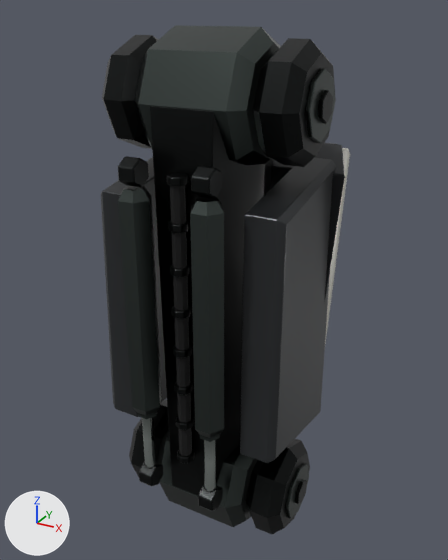
Renders of the glTF model assets/export/models/bastion.limb.glb from each side of a commit.
One viewpoint serves both versions: a 50 mm lens placed at (2.11, -3.73, 2.07), pointed at (-0.08, 0.24, 0.09). Arrows for +X, +Y and +Z are at lower left; the lights stay in place. The first picture is the older version. Vertices at exactly the same position are counted once.
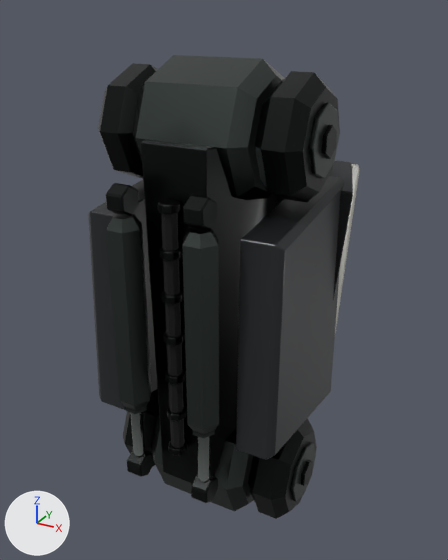
Where the change shows, as pixel boxes [x1, y1, x2, y2] in the pictures (448 x 560 px; the box of a moved part takes in the faces that stretch with it):
'Mesh_0', reshaped (9% wider, 9% shorter): before [101, 25, 350, 534]; after [88, 55, 360, 519]
part 1 of me_mesh_0, added: after [131, 412, 146, 456]
part 2 of me_mesh_0, added: after [197, 436, 211, 482]
part 3 of me_mesh_0, moved or reshaped: before [129, 399, 169, 477]; after [123, 388, 159, 467]
part 4 of me_mesh_0, moved or reshaped: before [246, 439, 310, 534]; after [248, 418, 317, 519]
part 5 of me_mesh_0, moved or reshaped: before [295, 480, 307, 504]; after [301, 460, 313, 486]
part 6 of me_mesh_0, moved or reshaped: before [102, 35, 159, 149]; after [98, 63, 158, 178]
part 7 of me_mesh_0, moved or reshaped: before [253, 38, 336, 167]; after [255, 71, 340, 202]
part 8 of me_mesh_0, moved or reshaped: before [318, 90, 333, 124]; after [322, 125, 337, 159]
part 9 of me_mesh_0, moved or reshaped: before [157, 428, 257, 527]; after [151, 415, 253, 511]
part 10 of me_mesh_0, moved or reshaped: before [135, 25, 281, 166]; after [133, 55, 284, 200]
part 11 of me_mesh_0, moved or reshaped: before [118, 186, 161, 416]; after [106, 214, 151, 410]
part 12 of me_mesh_0, moved or reshaped: before [137, 412, 157, 419]; after [125, 406, 147, 414]
part 13 of me_mesh_0, moved or reshaped: before [190, 197, 224, 438]; after [182, 227, 219, 434]
part 14 of me_mesh_0, moved or reshaped: before [200, 434, 220, 442]; after [193, 430, 214, 438]
part 15 of me_mesh_0, rebuilt: before [101, 157, 167, 417]; after [88, 179, 157, 410]
part 16 of me_mesh_0, rebuilt (12% wider, 7% shorter): before [240, 158, 336, 463]; after [236, 176, 344, 460]
part 17 of me_mesh_0, rebuilt (13% shorter): before [270, 143, 345, 304]; after [276, 160, 353, 300]
part 18 of me_mesh_0, rebuilt (14% shorter): before [325, 148, 350, 344]; after [335, 164, 360, 333]
part 19 of me_mesh_0, deleted: before [118, 156, 223, 511]
part 20 of me_mesh_0, moved or reshaped: before [150, 68, 335, 518]; after [106, 103, 339, 503]

The change, as a list of edits to the scene's bpy script:
```text
Change me_mesh_0:
    remove me_mesh_0.from_pydata(...)  # 3174 vertices, 6196 faces; spans x -0.8..0.8, y -0.7..1.09, z -1.96..1.96
    add me_mesh_0.from_pydata(...)  # 2758 vertices, 5368 faces; spans x -0.84..0.84, y -0.82..1.29, z -1.78..1.78
    me_mesh_0 part 1: a new loose piece, a 12-sided cylinder along z spanning x -0.332..-0.238, y -0.757..-0.664, z -1.021..-0.574, in mat_chrome
    me_mesh_0 part 2: a new loose piece, a 12-sided cylinder along z spanning x 0.238..0.332, y -0.757..-0.664, z -1.021..-0.574, in mat_chrome
    me_mesh_0 part 3: the loose piece of 34 vertices spanning x -0.72..-0.42, y -0.39..0.39, z -1.9..-1.12 is scaled about its middle by 1.06, then moved by (-0.03, 0.0, 0.21)
    me_mesh_0 part 4: the loose piece of 34 vertices spanning x 0.42..0.72, y -0.39..0.39, z -1.9..-1.12 is scaled about its middle by 1.06, then moved by (0.03, 0.0, 0.21)
    me_mesh_0 part 5: the loose piece of 36 vertices spanning x 0.75..0.78, y -0.09..0.09, z -1.61..-1.41 is moved by (0.04, 0.0, 0.21)
    me_mesh_0 part 6: the loose piece of 34 vertices spanning x -0.72..-0.42, y -0.39..0.39, z 1.12..1.9 is scaled about its middle by 1.06, then moved by (-0.03, 0.0, -0.21)
    me_mesh_0 part 7: the loose piece of 34 vertices spanning x 0.42..0.72, y -0.39..0.39, z 1.12..1.9 is scaled about its middle by 1.06, then moved by (0.03, 0.0, -0.21)
    me_mesh_0 part 8: the loose piece of 36 vertices spanning x 0.75..0.78, y -0.09..0.09, z 1.41..1.61 is moved by (0.04, 0.0, -0.21)
    me_mesh_0 part 9: the loose piece of 50 vertices spanning x -0.41..0.41, y -0.45..0.45, z -1.96..-1.06 is scaled about its middle by 1.06, then moved by (0.0, 0.0, 0.21)
    me_mesh_0 part 10: the loose piece of 50 vertices spanning x -0.41..0.41, y -0.45..0.45, z 1.06..1.96 is scaled about its middle by 1.06, then moved by (0.0, 0.0, -0.21)
    me_mesh_0 part 11: the loose piece of 74 vertices spanning x -0.39..-0.15, y -0.7..-0.5, z -0.69..1.01 is scaled about its middle by (1.06, 1.06, 0.828), then moved by (-0.02, -0.11, -0.02)
    me_mesh_0 part 12: the loose piece of 24 vertices spanning x -0.35..-0.19, y -0.67..-0.53, z -0.72..-0.69 is moved by (-0.02, -0.11, 0.11)
    me_mesh_0 part 13: the loose piece of 74 vertices spanning x 0.15..0.39, y -0.7..-0.5, z -0.69..1.01 is scaled about its middle by (1.06, 1.06, 0.828), then moved by (0.02, -0.11, -0.02)
    me_mesh_0 part 14: the loose piece of 24 vertices spanning x 0.19..0.35, y -0.67..-0.53, z -0.72..-0.69 is moved by (0.02, -0.11, 0.11)
    me_mesh_0 part 15: the loose piece of 287 vertices spanning x -0.73..-0.44, y -0.49..0.49, z -1.08..1.08 is rebuilt with 240 vertices and now spans x -0.77..-0.47, y -0.6..0.61, z -0.93..0.93
    me_mesh_0 part 16: the loose piece of 287 vertices spanning x 0.44..0.73, y -0.49..0.49, z -1.08..1.08 is rebuilt with 240 vertices and now spans x 0.47..0.77, y -0.6..0.61, z -0.93..0.93
    me_mesh_0 part 17: the loose piece of 270 vertices spanning x -0.8..0.8, y 0.38..0.92, z -0.9..1.15 is rebuilt with 198 vertices and now spans x -0.84..0.84, y 0.46..1.12, z -0.77..0.99
    me_mesh_0 part 18: the loose piece of 147 vertices spanning x 0.02..0.67, y 0.7..1.07, z -0.85..1.1 is rebuilt with 142 vertices and now spans x 0.02..0.71, y 0.86..1.27, z -0.73..0.95
    me_mesh_0 part 19: 14 loose pieces with 624 vertices, spanning x -0.33..0.33, y -0.69..-0.44, z -1.39..1.21, are deleted
    me_mesh_0 part 20: 1 vertex moved within x 0.02, y -0.55, z 0.0; 834 vertices removed from x -0.75..0.75, y -0.56..1.09, z -1.73..1.73; 1170 vertices added at x -0.79..0.79, y -0.8..1.29, z -1.54..1.54
    other edits to the shape of me_mesh_0 do not show in these pictures
```
